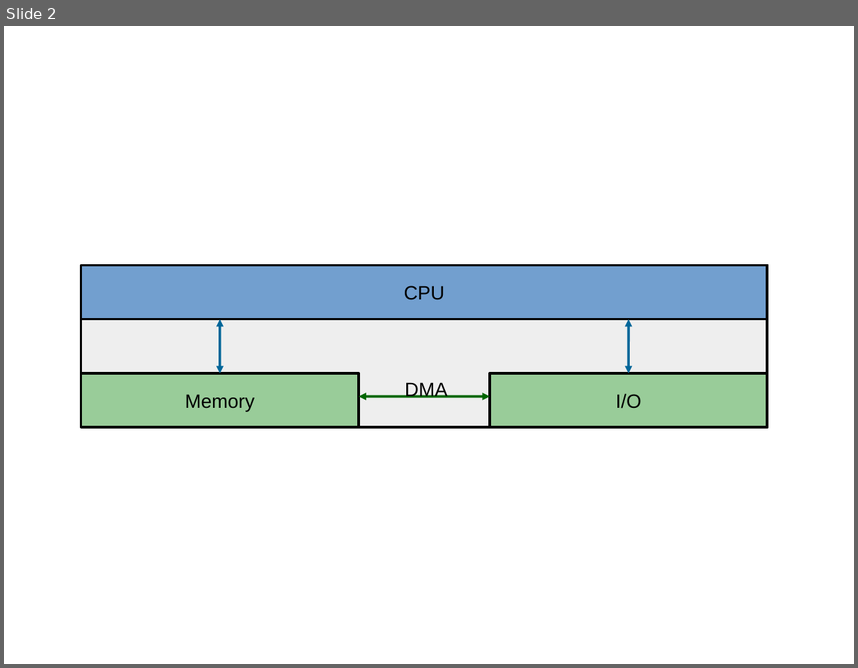
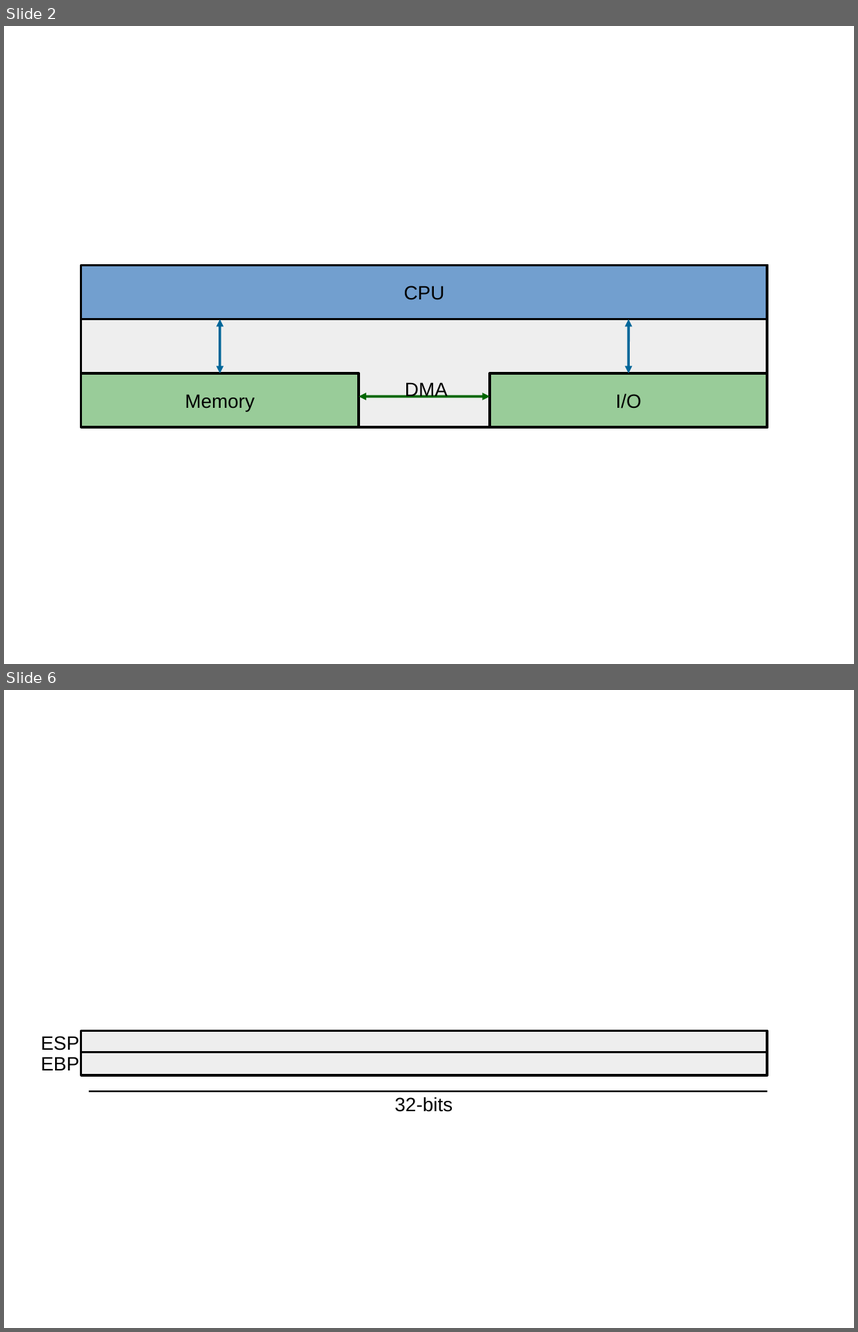
Before and after one commit to davidiw/os-website, a slide deck: lectures/images/images.odp. Shown one above the other, each under a label of ours: slide 2 before the commit, slides 2 and 6 after it; the slides between them are not shown. The pictures are 858x668 and 858x1332 pixels, drawn with LibreOffice and Linux fonts; fonts in the diff are those of the drawing. Boxes give left, top, right and bottom in pixels: in the first picture for what was removed or moved away, otherwise in the second. Text is boxed around its words. In the diff, an @@ line names an element or a change of style, - is before the commit and + after.

```diff
--- a/lectures/images/images.odp
+++ b/lectures/images/images.odp
@@ slide 6 added at bbox=[4, 690, 854, 1328], background #FFFFFF @@
@@ text added at bbox=[41, 1036, 79, 1050], 18 pt, text #000000 @@
+ESP
@@ rectangle added at bbox=[81, 1031, 768, 1054], fill #EEEEEE, outline #000000 2.3 pt @@
@@ text added at bbox=[41, 1056, 79, 1070], 18 pt, text #000000 @@
+EBP
@@ rectangle added at bbox=[81, 1052, 768, 1075], fill #EEEEEE, outline #000000 2.3 pt @@
@@ line added from (89, 1091) to (768, 1091), #000000 1.5 pt @@
@@ text added at bbox=[395, 1096, 452, 1112], 18 pt, text #000000 @@
+32-bits
```
Also in this commit, not shown: 3 other slides added, 11 other files.
